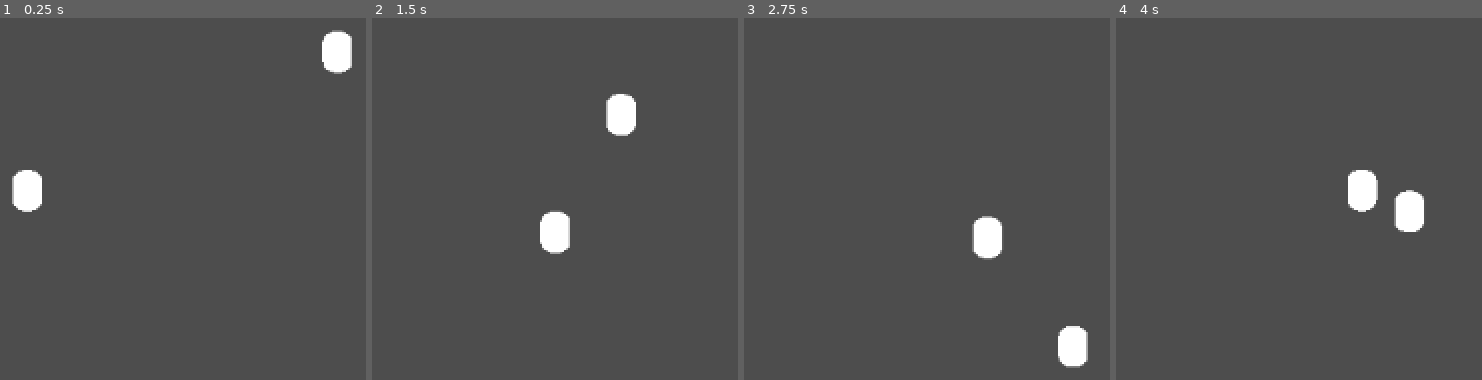
Above: before the commit, frames 1-4 (left to right).
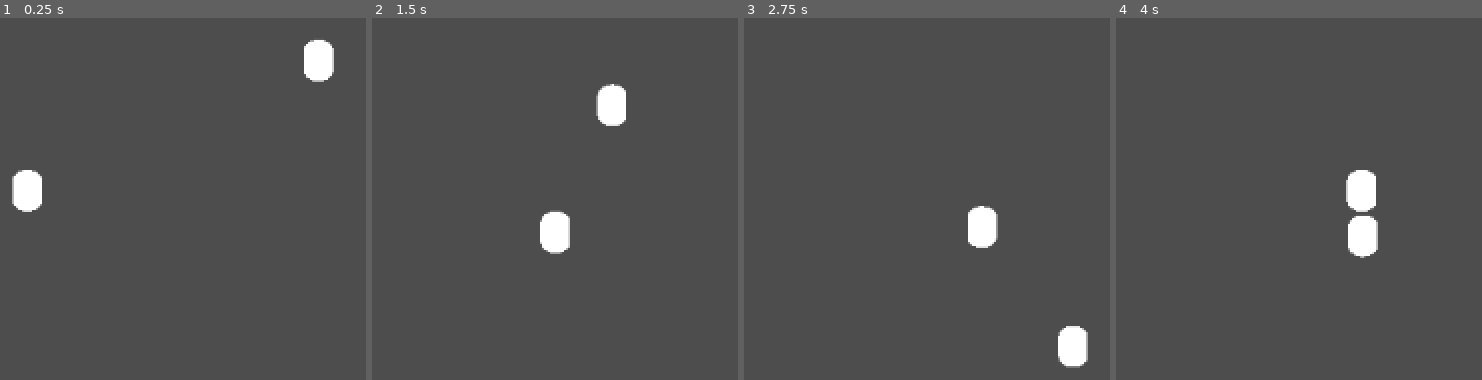
Above: after the commit, the same moments.

Repository: Protiuns/projeto-mvp
Game: Godot game, scene res://Fazes/faze_testes.tscn
The game is run twice, just before and just after one commit, with the same random seed, the same clock (stepped at 60 frames per second) and the same inputs.
Inputs:
- Up to frame 1 (0.25 s): no input
- Up to frame 2 (1.5 s): hold D (Direita) 0.53-1.28 s; hold S (Baixo) from 1.28 s (still down)
- Up to frame 3 (2.75 s): release S (Baixo) at 2.03 s; hold D (Direita) from 2.03 s (still down)
- Up to frame 4 (4 s): release D (Direita) at 2.78 s; hold W (Cima) 2.78-3.53 s; hold A (Esquerda) from 3.53 s (still down)

The runs differ from the first frame. In frame 1, 1.3% of the frame differs, in the area x 83-97%, y 3-18%; in frame 2, 0.9%; in frame 3, 0.8%; in frame 4, 1.8%, in the area x 62-85%, y 41-67%.

Commit message:
StateMachineFuncionando
O.o deu certo uma besteirinha

Diff:
--- /dev/null
+++ b/Fazes/MonstoStates.gd
@@ -0,0 +1,30 @@
+extends "res://Scripts/StateMachine/StateMachine.gd"
+
+@onready var animacao = $"../AnimationPlayer"
+
+# Called when the node enters the scene tree for the first time.
+func _ready():
+	EstadoAdicionar("Parado")
+	EstadoAdicionar("Perseguindo")
+	call_deferred("set_estado" , estados.Parado)
+
+
+func _EstadoLogica (delta):
+	if (estado == estados.Perseguindo) :
+		parent.Perseguindo()
+	else:
+		parent.Parado()
+func _EstadoTranzicao(delta):
+	if (parent.dir.length() > 100):
+
+		return estados.Perseguindo
+	else:
+		return estados.Parado
+func _EstadoEntrar(novoEstado , antigoEstado):
+	match novoEstado:
+		estados.Perseguindo:
+			animacao.play("Andando")
+		estados.Parado:
+			animacao.play("Parado")
+func _EstadoSair(antigoEstado, novoEstado):
+	pass
--- a/Fazes/faze_testes.tscn
+++ b/Fazes/faze_testes.tscn
@@ -1,8 +1,9 @@
-[gd_scene load_steps=15 format=3 uid="uid://ctu5ey1eif03q"]
+[gd_scene load_steps=12 format=3 uid="uid://ctu5ey1eif03q"]
 
 [ext_resource type="Script" path="res://Scripts/Jogador/Jogador.gd" id="1_yre7x"]
 [ext_resource type="Script" path="res://Scripts/StateMachine/StateMachine.gd" id="2_s287i"]
 [ext_resource type="Script" path="res://Scripts/Monstros/Monstro.gd" id="3_hr1e3"]
+[ext_resource type="Script" path="res://Fazes/MonstoStates.gd" id="4_ipdyw"]
 
 [sub_resource type="CapsuleShape2D" id="CapsuleShape2D_to5gb"]
 
@@ -75,26 +76,6 @@
 "RESET": SubResource("Animation_j8gfp")
 }
 
-[sub_resource type="AnimationNodeAnimation" id="AnimationNodeAnimation_do4s6"]
-animation = &"Andando"
-
-[sub_resource type="AnimationNodeOneShot" id="AnimationNodeOneShot_s8i7a"]
-fadein_time = 2.15
-metadata/Velocidade = 355.0
-
-[sub_resource type="AnimationNodeAnimation" id="AnimationNodeAnimation_2guw4"]
-animation = &"Parado"
-
-[sub_resource type="AnimationNodeBlendTree" id="AnimationNodeBlendTree_3cslq"]
-nodes/Andando/node = SubResource("AnimationNodeAnimation_do4s6")
-nodes/Andando/position = Vector2(26.6667, 213.333)
-nodes/Movimentando/node = SubResource("AnimationNodeOneShot_s8i7a")
-nodes/Movimentando/position = Vector2(266.667, 106.667)
-nodes/Parado/node = SubResource("AnimationNodeAnimation_2guw4")
-nodes/Parado/position = Vector2(26.6667, 106.667)
-nodes/output/position = Vector2(453.333, 106.667)
-node_connections = [&"output", 0, &"Movimentando", &"Movimentando", 0, &"Parado", &"Movimentando", 1, &"Andando"]
-
 [sub_resource type="ShaderMaterial" id="ShaderMaterial_xfhdj"]
 
 [node name="FazeTestes" type="Node2D"]
@@ -120,18 +101,13 @@
 script = ExtResource("3_hr1e3")
 metadata/_edit_group_ = true
 
+[node name="MonstoStates" type="Node" parent="Monstro"]
+script = ExtResource("4_ipdyw")
+
 [node name="AnimationPlayer" type="AnimationPlayer" parent="Monstro"]
 libraries = {
 "": SubResource("AnimationLibrary_pgntd")
 }
-
-[node name="AnimationTree" type="AnimationTree" parent="Monstro"]
-tree_root = SubResource("AnimationNodeBlendTree_3cslq")
-anim_player = NodePath("../AnimationPlayer")
-active = true
-parameters/Movimentando/active = true
-parameters/Movimentando/internal_active = true
-parameters/Movimentando/request = 0
 
 [node name="CollisionShape2D" type="CollisionShape2D" parent="Monstro"]
 shape = SubResource("CapsuleShape2D_to5gb")
--- a/Scripts/Monstros/Monstro.gd
+++ b/Scripts/Monstros/Monstro.gd
@@ -3,16 +3,16 @@
 enum Estados {Parado , Perseguindo , Atacando, Machucando , Morrendo}
 @export var Estado = Estados.Parado
 const velocidade = 75
+@onready var dir =  $"../Jogador".position - position
 
 var indoAtras = false
 
 func _physics_process(delta):
-	if indoAtras :
-		Perseguindo()
+	dir =  $"../Jogador".position - position
 
 	move_and_slide()
 func Perseguindo():
-	var dir =  $"../Jogador".position - position
+
 	velocity = dir.normalized() * velocidade
 func Parado():
 	velocity = Vector2.ZERO
Binary file changed: Imagens/AspriteAssets/TiledSet.aseprite
